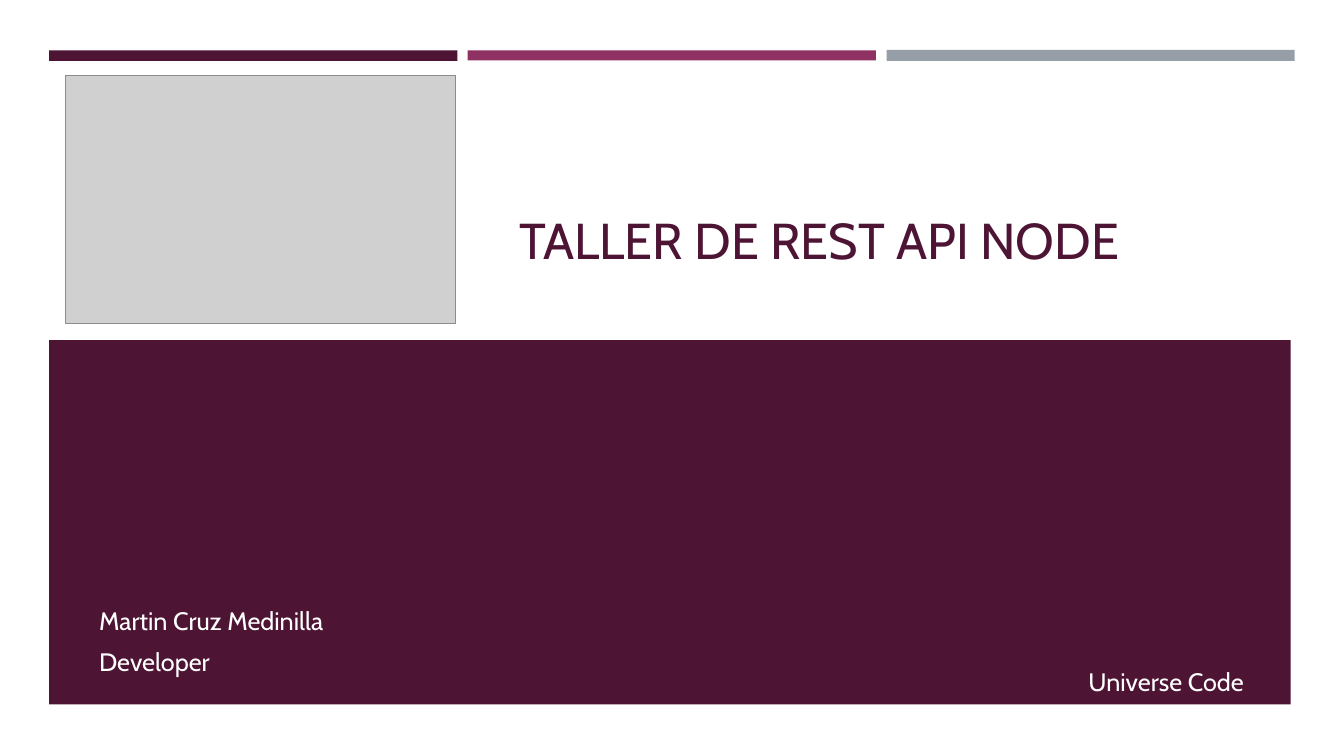
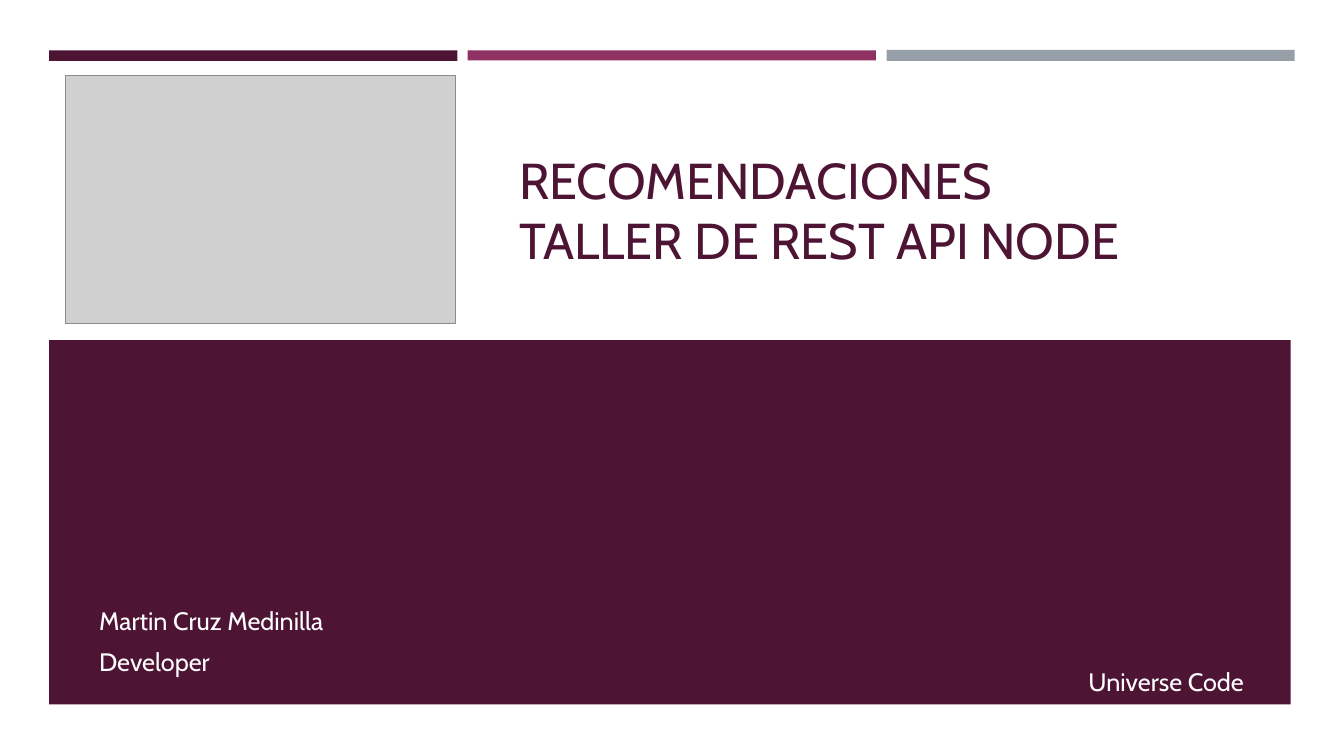
Before and after one commit to codemcm/talleritt, a slide deck: slide 1 of Presentacion/Taller.pptx. Drawn at 1344x756 pixels with LibreOffice and Linux fonts; fonts in the diff are those of the drawing; grey boxes stand for pictures. Boxes give left, top, right and bottom in pixels: in the first picture for what was removed or moved away, otherwise in the second. Text is boxed around its words. In the diff, an @@ line names an element or a change of style, - is before the commit and + after.

Commit message:
diapositivas para el taller

```diff
--- a/Presentacion/Taller.pptx
+++ b/Presentacion/Taller.pptx
@@ title at box(519, 163, 1119, 260): text changed @@
-TALLER DE REST API NODE
+RECOMENDACIONES
+TALLER DE REST API NODE
```
Also in this commit, not shown: 4 other slides changed, 1 slide added.
